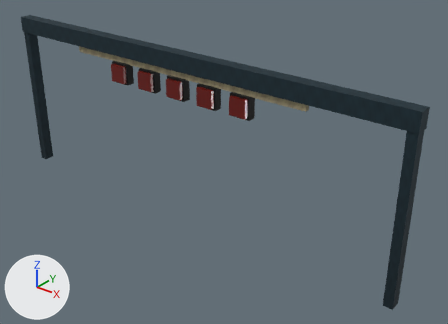
The glTF model public/assets/models/circuits/kits/start-gantry.glb as it was, and as the next commit left it.
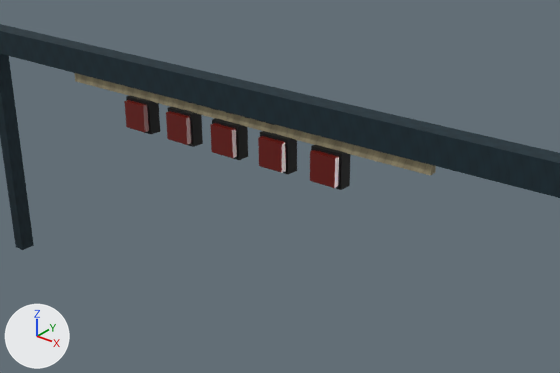
Each version appears first whole from a 50 mm camera at (14.17, -15.28, 12.38) aimed at (1.47, 0.59, 2.54), and next in a close-up on the part from 7% to 87% of the width and 0% to 73% of the height. Lighting does not change. The marker at lower left points along +X, +Y and +Z. The first two pictures are the older version. Where no turn or scale is listed for an object, it has been applied to the vertices. Vertices at exactly the same position are counted once.

The first close-up shows 'gantry-series-banner', 'lamp-1', 'lamp-2', 'lamp-3', 'lamp-4', 'lamp-5', 'lamp-housing-2', 'lamp-housing-3', 'lamp-housing-4', 'lamp-housing-5', 'start-light-gantry_0' and 1 more.
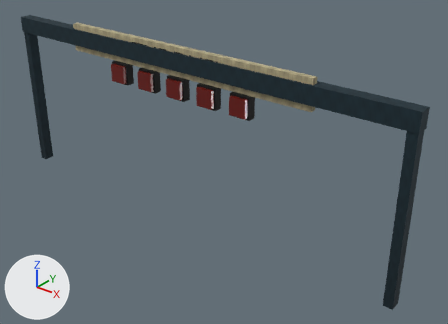
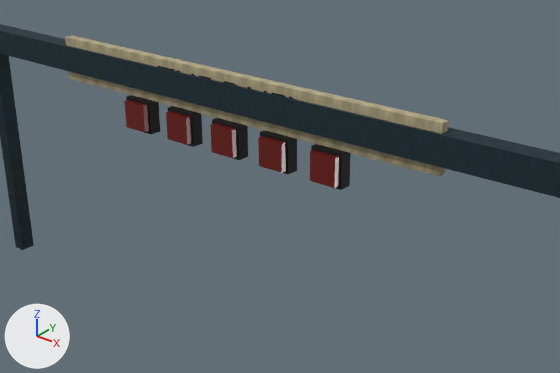
Boxes [x1, y1, x2, y2] around the edits, measured in the close-ups (560 x 373 px):
'gantry-series-banner', rescaled
    before: [74, 73, 436, 175]
    after: [65, 36, 449, 176]
'gantry-series-name-front', added (mostly hidden)
    after: [158, 66, 292, 99]

Patch to the scene script:
```diff
--- a/public/assets/models/circuits/kits/start-gantry.glb.py
+++ b/public/assets/models/circuits/kits/start-gantry.glb.py
@@ me_cube_005 @@
 # used by ob_gantry_series_banner; location = (0.0, 0.0, 0.0)
-me_cube_005.from_pydata(...)  # 8 vertices, 12 faces; spans x -5.2..5.2, y -0.15..0.03, z 5.62..6.42
+me_cube_005.from_pydata(...)  # 8 vertices, 12 faces; spans x -5.4..5.4, y -0.17..0.05, z 5.65..6.7
+# me_cube_005 part 1: the whole mesh is scaled about its middle by (1.04, 1.22, 1.31), then moved by (0.0, 0.0, 0.16)
 me_cube_005.materials.append(mat_round_two_gantry_faded_banner)
@@ me_gantry_series_name_front @@
+me_gantry_series_name_front.from_pydata(...)  # 364 vertices, 704 faces; spans x -2.13..2.13, y 0.0, z -0.29..0.36
+me_gantry_series_name_front.materials.append(mat_p4_worn_dark_0)  # picture img_p4_dark_baked_grain
@@ ob_gantry_series_name_front @@
+ob_gantry_series_name_front = bpy.data.objects.new('gantry-series-name-front', me_gantry_series_name_front)
+ob_gantry_series_name_front.location = (0.0, -0.18, 6.18)
```
